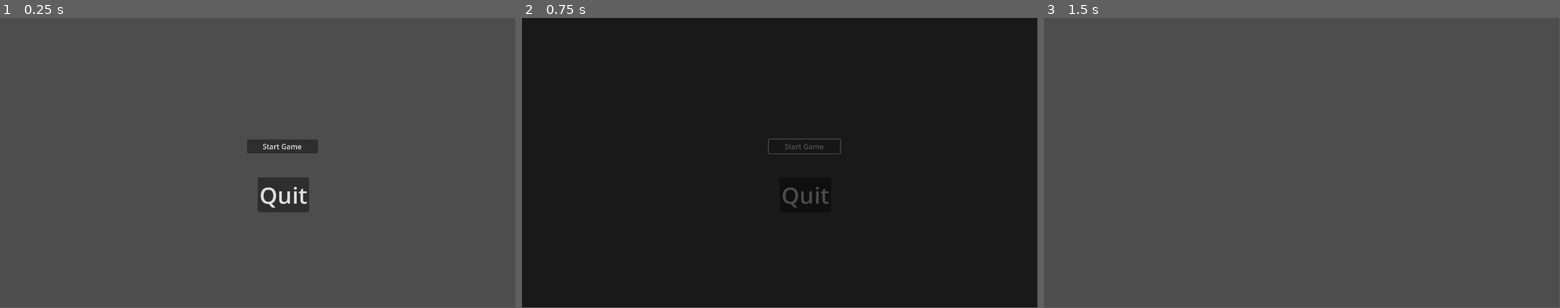
Above: before the commit, frames 1-3 (left to right).
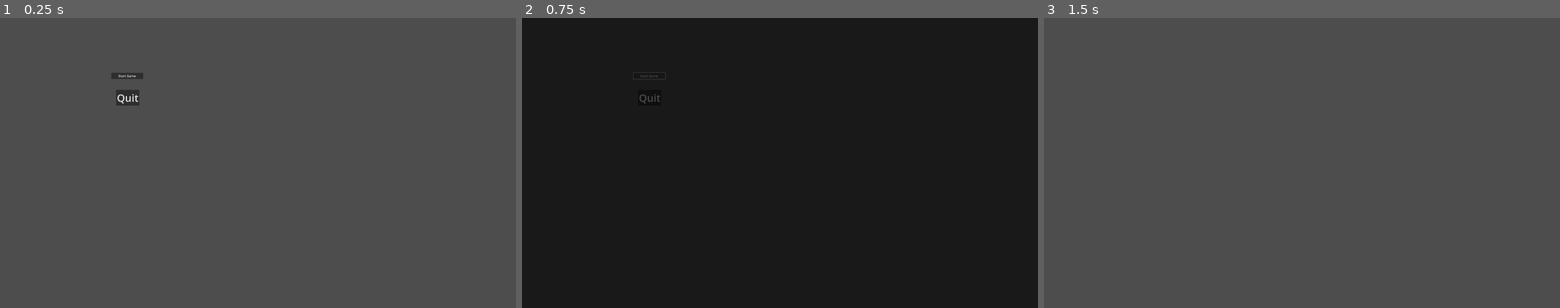
Above: after the commit, the same moments.

Repository: Hermit-Gamesmiths/NoTeaTimeForSlimes
Game: Godot game, scene res://screens/main_menu.tscn
Two runs of this game, one before a commit and one after it. Both use one fixed random seed, a clock stepped at 60 frames per second and the inputs below. The project has no main scene, so this scene is started directly.
Inputs:
- Up to frame 1 (0.25 s): no input
- Up to frame 2 (0.75 s): click "Start Game" at 0.5 s
- Up to frame 3 (1.5 s): no input
The window is 799x449 before the commit and 800x450 after it. Grey fills any space a smaller window leaves; there, only what the larger window draws over its background counts as a difference.

The runs differ from the first frame. In frame 1, 2.1% of the frame differs, in the area x 21-62%, y 18-67%; in frame 2, 0.4%; in frame 3, only the window size differs.

Commit message:
Set window size

Diff:
--- a/project.godot
+++ b/project.godot
@@ -19,3 +19,8 @@
 Game="*res://global/game.tscn"
 Events="*res://global/events.gd"
 TransitionManager="*res://global/TransitionManager.tscn"
+
+[display]
+
+window/size/viewport_width=2560
+window/size/viewport_height=1440
